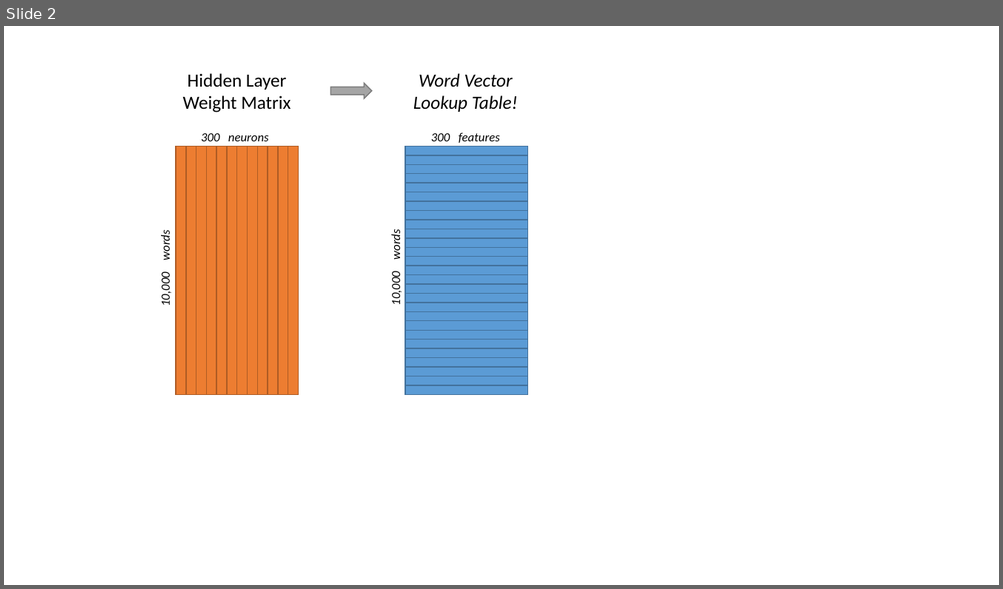
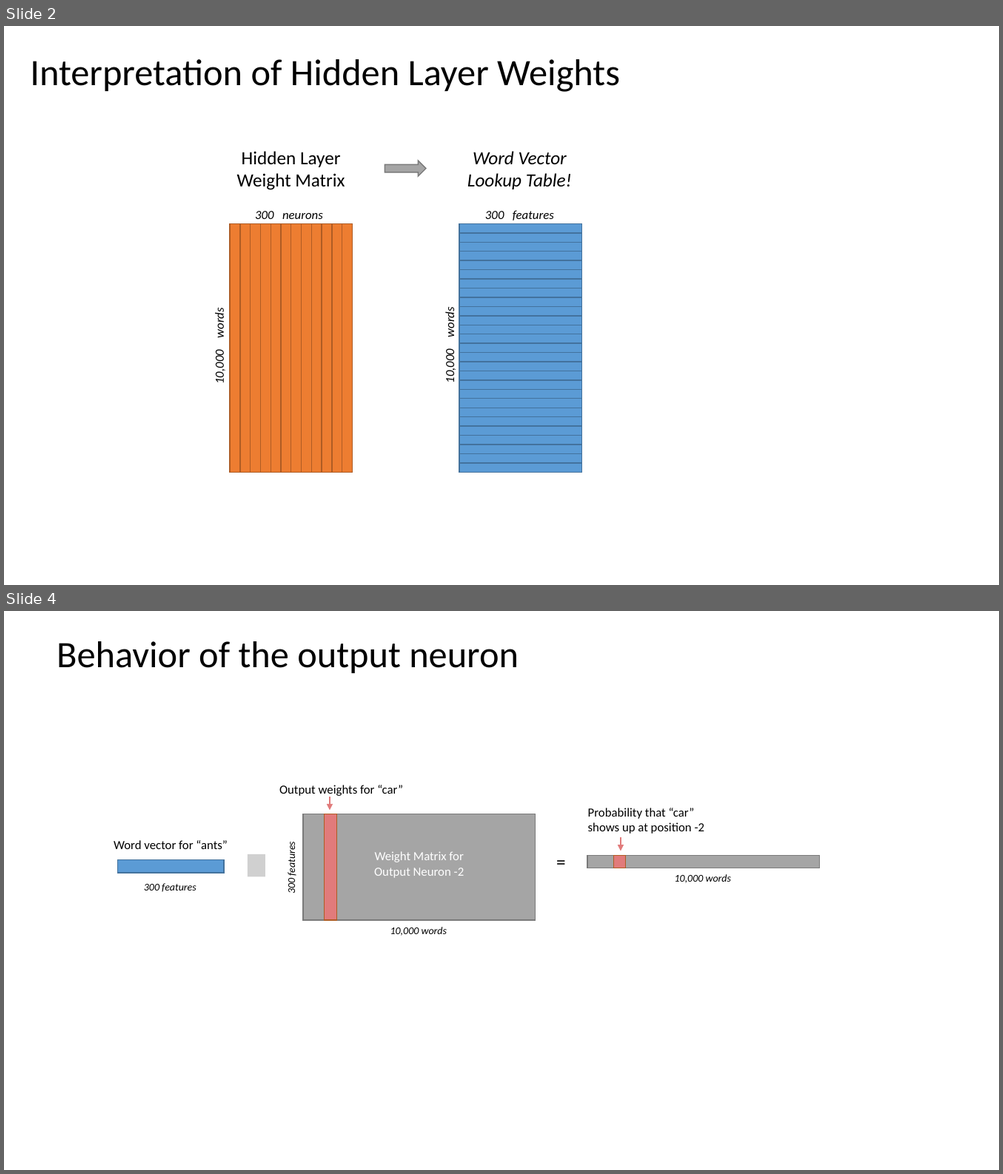
Before and after one commit to chrisjmccormick/chrisjmccormick.github.io, a slide deck: assets/word2vec/Word2Vec_Illustrations.pptx. Shown one above the other, each under a label of ours: slide 2 before the commit, slides 2 and 4 after it; the slides between them are not shown. The pictures are 1003x589 and 1003x1174 pixels, drawn with LibreOffice and Linux fonts; fonts in the diff are those of the drawing; grey boxes stand for pictures. Boxes give left, top, right and bottom in pixels: in the first picture for what was removed or moved away, otherwise in the second. Text is boxed around its words. In the diff, an @@ line names an element or a change of style, - is before the commit and + after.

Commit message:
Working on Word2Vec illustrations

```diff
--- a/assets/word2vec/Word2Vec_Illustrations.pptx
+++ b/assets/word2vec/Word2Vec_Illustrations.pptx
@@ slide 4 added at box(4, 611, 999, 1170), background #FFFFFF @@
@@ text added at box(57, 641, 518, 673), 36 pt, text #000000 @@
+Behavior of the output neuron
@@ text added at box(279, 785, 403, 796), 12 pt, text #000000 @@
+Output weights for “car”
@@ arrow added from (330, 797) to (330, 810), #E17B7B 1.5 pt @@
@@ text added at box(588, 808, 705, 834), 12 pt, text #000000 @@
+Probability that “car” shows up at position -2
@@ rectangle added at box(303, 814, 535, 920), fill #A5A5A5, outline #7A7A7A 1 pt @@
@@ rectangle added at box(324, 814, 337, 920), fill #E17B7B, outline #AF5C24 1 pt @@
@@ text added at box(114, 840, 227, 849), 12 pt, text #000000 @@
+Word vector for “ants”
@@ picture added at box(247, 854, 265, 877) @@
@@ text added at box(285, 845, 298, 893), 10 pt, text #000000, italic @@
+300 features
@@ text added at box(374, 851, 464, 878), 12 pt, text #FFFFFF @@
+Weight Matrix for Output Neuron -2
@@ text added at box(556, 851, 566, 873), 18 pt, text #000000 @@
+=
@@ arrow added from (620, 838) to (620, 851), #E17B7B 1.5 pt @@
@@ rectangle added at box(117, 860, 224, 873), fill #5B9BD5, outline #43739E 1 pt @@
@@ rectangle added at box(587, 856, 819, 869), fill #A5A5A5, outline #7A7A7A 1 pt @@
@@ rectangle added at box(614, 856, 626, 869), fill #E17B7B, outline #AF5C24 1 pt @@
@@ text added at box(674, 874, 731, 883), 10 pt, text #000000, italic @@
+10,000 words
@@ text added at box(144, 883, 196, 892), 10 pt, text #000000, italic @@
+300 features
@@ text added at box(390, 927, 447, 936), 10 pt, text #000000, italic @@
+10,000 words
@@ slide 2 changed as well @@
@@ text added at box(30, 59, 620, 92), 36 pt, text #000000 @@
+Interpretation of Hidden Layer Weights
@@ 2 texts, 2 rectangles, 1 right arrow: place and size @@
-2 texts, 2 rectangles, 1 right arrow at box(183, 73, 500, 395)
+2 texts, 2 rectangles, 1 right arrow at box(237, 151, 554, 472)
@@ 37 rectangles, 4 texts: place and size @@
-37 rectangles, 4 texts at box(158, 73, 528, 395)
+37 rectangles, 4 texts at box(212, 151, 581, 472)
```
Also in this commit, not shown: 1 other slide changed, 1 other slide added, 1 slide removed, 2 other files.
